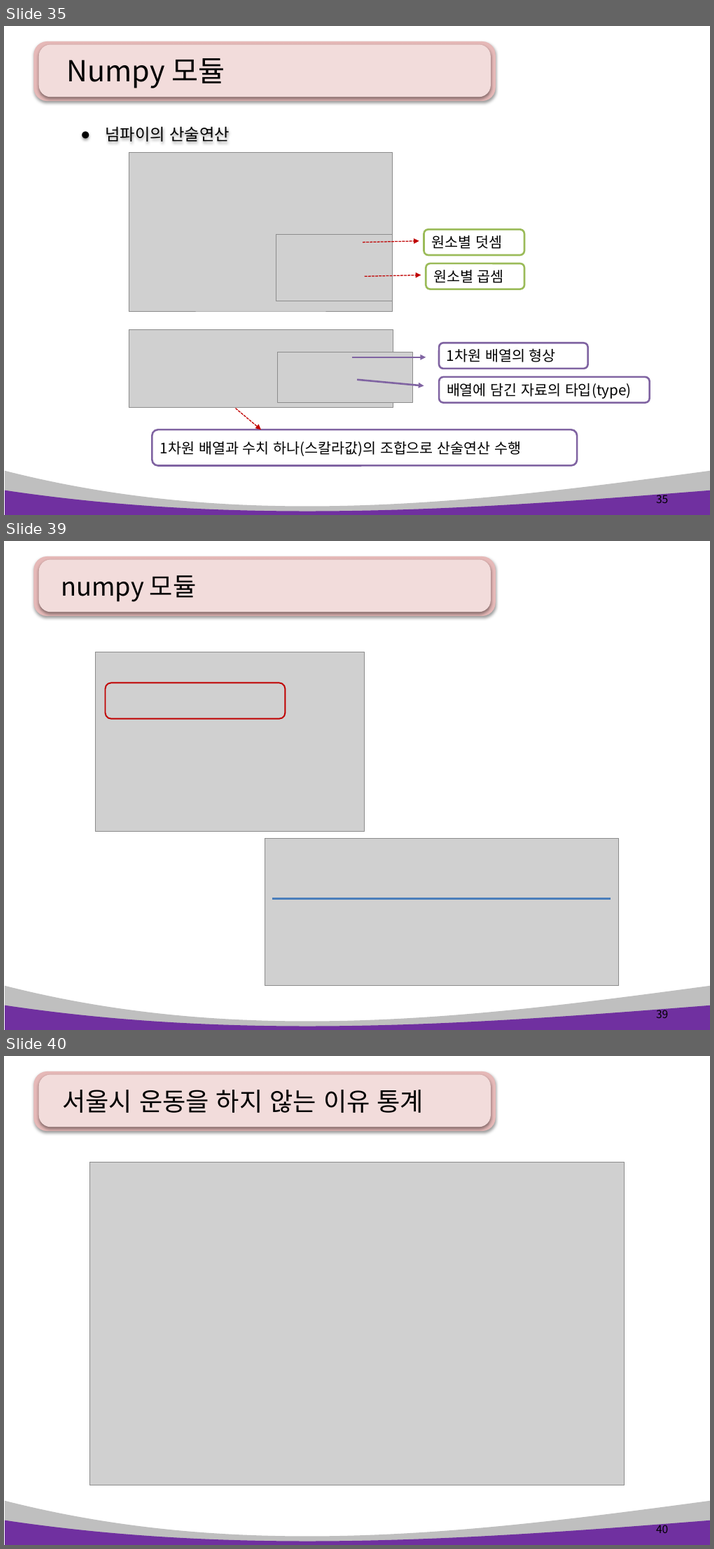
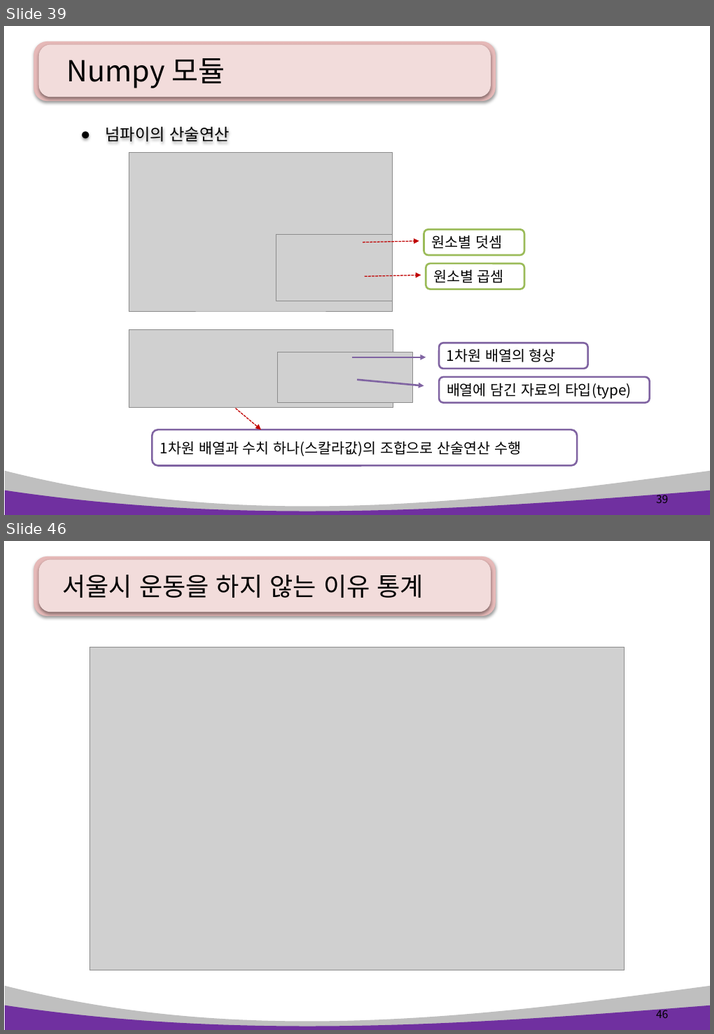
Before and after one commit to pshho/ngreen_project, a slide deck: pyWorks/자료/python_ppt/Python 13장. 데이터 분석 및 시각화 .pptx. Shown one above the other, each under a label of ours: slides 35, 39 and 40 before the commit, slides 39 and 46 after it; the slides between them are not shown. The pictures are 714x1549 and 714x1034 pixels, drawn with LibreOffice and Linux fonts; fonts in the diff are those of the drawing; grey boxes stand for pictures. Boxes give left, top, right and bottom in pixels: in the first picture for what was removed or moved away, otherwise in the second. Text is boxed around its words. In the diff, an @@ line names an element or a change of style, - is before the commit and + after.

```diff
--- a/pyWorks/자료/python_ppt/Python 13장. 데이터 분석 및 시각화 .pptx
+++ b/pyWorks/자료/python_ppt/Python 13장. 데이터 분석 및 시각화 .pptx
@@ slide 39 removed at [4, 541, 710, 1030], background #FFFFFF; not listed: 4 template elements that a slide beside it also shows @@
@@ title removed at [61, 575, 196, 602] @@
-numpy 모듈
@@ picture removed at [95, 652, 364, 831] @@
@@ rounded rectangle removed at [105, 683, 285, 719] @@
@@ picture removed at [264, 838, 619, 985] @@
@@ line removed from (272, 898) to (611, 898) @@
@@ page number removed at [656, 1007, 668, 1018] @@
-39
@@ what was slide 35 is now slide 39 @@
@@ page number at [656, 492, 668, 503]: text changed @@
-35
+39
@@ what was slide 40 is now slide 46 @@
@@ page number at [656, 1007, 668, 1018]: text changed @@
-40
+46
```
Also in this commit, not shown: 3 slides changed, 7 slides added, 11 other files.
